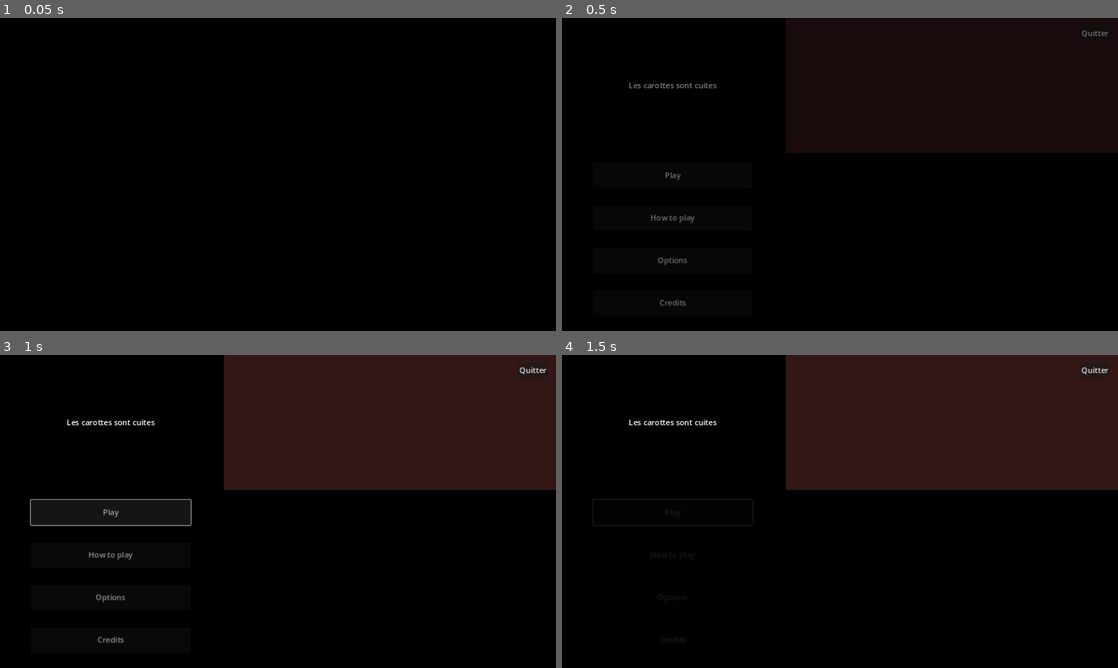
Above: before the commit, frames 1-4 (two rows, left to right).
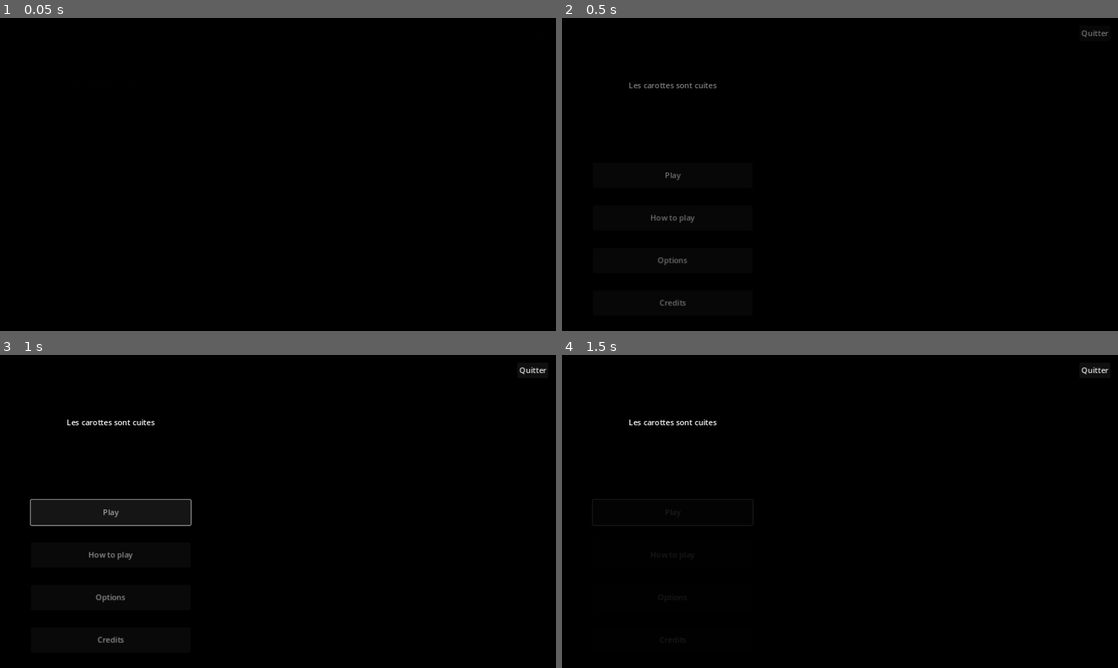
Above: after the commit, the same moments.

Repository: rmonthil-game-jams/scientific-jam-2024
Game: Godot game, scene res://louis/main_menu/main_menu.tscn
Same seed, same stepped clock (60 frames per second), same inputs: the game is played once before the commit and once after it. This scene is started directly instead of the project's main scene.
Inputs:
- Up to frame 1 (0.05 s): no input
- Up to frame 2 (0.5 s): no input
- Up to frame 3 (1 s): click "Play" at 0.5 s
- Up to frame 4 (1.5 s): click "Play" at 1.25 s

Frame 1 is identical in both runs. In frame 2, 25% of the frame differs, in the area x 40-100%, y 0-44%; in frame 3, 25%; in frame 4, 25%.

Commit message:
fin fonctionnalites menu et debut integration assets

Diff:
--- a/project/louis/main_menu/main_menu.gd
+++ b/project/louis/main_menu/main_menu.gd
@@ -10,16 +10,21 @@
 @onready var button_how_to = $HBoxContainerMain/VBoxContainerMenu/MarginContainerButtons/VBoxContainerButtons/MarginContainerButtonHowTo/ButtonHowTo
 @onready var button_options = $HBoxContainerMain/VBoxContainerMenu/MarginContainerButtons/VBoxContainerButtons/MarginContainerButtonOptions/ButtonOptions
 @onready var button_credits = $HBoxContainerMain/VBoxContainerMenu/MarginContainerButtons/VBoxContainerButtons/MarginContainerButtonCredits/ButtonCredits
+@onready var h_slider_music = $HBoxContainerMain/VBoxContainer/MarginContainerDialog/TextureRectDialog/MarginContainerInner/VBoxContainerOptions/HBoxContainer/MarginContainer2/HSliderMusic
+@onready var h_slider_sounds = $HBoxContainerMain/VBoxContainer/MarginContainerDialog/TextureRectDialog/MarginContainerInner/VBoxContainerOptions/HBoxContainer2/MarginContainer2/HSliderSounds
 
 # Called when the node enters the scene tree for the first time.
 func _ready():
 	margin_container_exit_dialog.hide()
 	hide_dialogs()
+	volume(1, h_slider_music.value)
+	volume(2, h_slider_sounds.value)
+	print(AudioServer.get_bus_volume_db(1))
+	print(AudioServer.get_bus_volume_db(2))
 	# fade in animation
 	main_menu.modulate = Color.BLACK
 	var tween: Tween = create_tween()
 	tween.tween_property(main_menu, "modulate", Color.WHITE, 1.0).set_trans(Tween.TRANS_QUAD)
-
 
 # Called every frame. 'delta' is the elapsed time since the previous frame.
 func _process(delta):
@@ -31,6 +36,10 @@
 	rich_text_label_how_to.hide()
 	v_box_container_options.hide()
 	rich_text_label_credits.hide()
+
+func volume(bus_index, value):
+	AudioServer.set_bus_volume_db(bus_index, log(value))
+	print(AudioServer.get_bus_volume_db(bus_index))
 
 
 func _on_button_play_button_up():
@@ -85,3 +94,18 @@
 	else:
 		texture_rect_dialog.hide()
 		rich_text_label_credits.hide()
+
+
+func _on_check_button_fullscreen_toggled(toggled_on):
+	if toggled_on:
+		DisplayServer.window_set_mode(DisplayServer.WINDOW_MODE_FULLSCREEN)
+	else:
+		DisplayServer.window_set_mode(DisplayServer.WINDOW_MODE_WINDOWED)
+
+
+
+func _on_h_slider_music_value_changed(value):
+	volume(1, value)
+
+func _on_h_slider_sounds_value_changed(value):
+	volume(2, value)
--- a/project/louis/main_menu/main_menu.tscn
+++ b/project/louis/main_menu/main_menu.tscn
@@ -1,6 +1,7 @@
-[gd_scene load_steps=3 format=3 uid="uid://coawt8ggq5hss"]
+[gd_scene load_steps=4 format=3 uid="uid://coawt8ggq5hss"]
 
 [ext_resource type="Script" path="res://louis/main_menu/main_menu.gd" id="1_u6e4t"]
+[ext_resource type="Texture2D" uid="uid://bkw6bvrfdsfu5" path="res://louis/main_menu/main_menu_assets/temporary_bg.png" id="2_dvxnr"]
 [ext_resource type="Texture2D" uid="uid://d1rp3xd5343xt" path="res://louis/main_menu/main_menu_assets/Group 17fenêtre texte menu.png" id="2_ggsc3"]
 
 [node name="MainMenu" type="Control"]
@@ -21,6 +22,8 @@
 anchor_bottom = 1.0
 grow_horizontal = 2
 grow_vertical = 2
+texture = ExtResource("2_dvxnr")
+expand_mode = 1
 
 [node name="HBoxContainerMain" type="HBoxContainer" parent="."]
 layout_mode = 1
@@ -117,7 +120,7 @@
 layout_mode = 2
 size_flags_horizontal = 3
 size_flags_vertical = 3
-color = Color(0.94902, 0.423529, 0.423529, 0.211765)
+color = Color(0.94902, 0.423529, 0.423529, 0)
 
 [node name="Capsule" type="Sprite2D" parent="HBoxContainerMain/VBoxContainer/ColorRectPlaceholder"]
 position = Vector2(-463, 0)
@@ -181,9 +184,11 @@
 layout_mode = 2
 size_flags_horizontal = 3
 
-[node name="HSlider" type="HSlider" parent="HBoxContainerMain/VBoxContainer/MarginContainerDialog/TextureRectDialog/MarginContainerInner/VBoxContainerOptions/HBoxContainer/MarginContainer2"]
+[node name="HSliderMusic" type="HSlider" parent="HBoxContainerMain/VBoxContainer/MarginContainerDialog/TextureRectDialog/MarginContainerInner/VBoxContainerOptions/HBoxContainer/MarginContainer2"]
 layout_mode = 2
 size_flags_vertical = 4
+min_value = 1.0
+value = 50.0
 
 [node name="HBoxContainer2" type="HBoxContainer" parent="HBoxContainerMain/VBoxContainer/MarginContainerDialog/TextureRectDialog/MarginContainerInner/VBoxContainerOptions"]
 layout_mode = 2
@@ -201,9 +206,11 @@
 layout_mode = 2
 size_flags_horizontal = 3
 
-[node name="HSlider" type="HSlider" parent="HBoxContainerMain/VBoxContainer/MarginContainerDialog/TextureRectDialog/MarginContainerInner/VBoxContainerOptions/HBoxContainer2/MarginContainer2"]
+[node name="HSliderSounds" type="HSlider" parent="HBoxContainerMain/VBoxContainer/MarginContainerDialog/TextureRectDialog/MarginContainerInner/VBoxContainerOptions/HBoxContainer2/MarginContainer2"]
 layout_mode = 2
 size_flags_vertical = 4
+min_value = 1.0
+value = 50.0
 
 [node name="HBoxContainer3" type="HBoxContainer" parent="HBoxContainerMain/VBoxContainer/MarginContainerDialog/TextureRectDialog/MarginContainerInner/VBoxContainerOptions"]
 layout_mode = 2
@@ -221,7 +228,7 @@
 layout_mode = 2
 size_flags_horizontal = 3
 
-[node name="CheckButton" type="CheckButton" parent="HBoxContainerMain/VBoxContainer/MarginContainerDialog/TextureRectDialog/MarginContainerInner/VBoxContainerOptions/HBoxContainer3/MarginContainer2"]
+[node name="CheckButtonFullscreen" type="CheckButton" parent="HBoxContainerMain/VBoxContainer/MarginContainerDialog/TextureRectDialog/MarginContainerInner/VBoxContainerOptions/HBoxContainer3/MarginContainer2"]
 layout_mode = 2
 size_flags_horizontal = 0
 
@@ -324,6 +331,9 @@
 [connection signal="toggled" from="HBoxContainerMain/VBoxContainerMenu/MarginContainerButtons/VBoxContainerButtons/MarginContainerButtonHowTo/ButtonHowTo" to="." method="_on_button_how_to_toggled"]
 [connection signal="toggled" from="HBoxContainerMain/VBoxContainerMenu/MarginContainerButtons/VBoxContainerButtons/MarginContainerButtonOptions/ButtonOptions" to="." method="_on_button_options_toggled"]
 [connection signal="toggled" from="HBoxContainerMain/VBoxContainerMenu/MarginContainerButtons/VBoxContainerButtons/MarginContainerButtonCredits/ButtonCredits" to="." method="_on_button_credits_toggled"]
+[connection signal="value_changed" from="HBoxContainerMain/VBoxContainer/MarginContainerDialog/TextureRectDialog/MarginContainerInner/VBoxContainerOptions/HBoxContainer/MarginContainer2/HSliderMusic" to="." method="_on_h_slider_music_value_changed"]
+[connection signal="value_changed" from="HBoxContainerMain/VBoxContainer/MarginContainerDialog/TextureRectDialog/MarginContainerInner/VBoxContainerOptions/HBoxContainer2/MarginContainer2/HSliderSounds" to="." method="_on_h_slider_sounds_value_changed"]
+[connection signal="toggled" from="HBoxContainerMain/VBoxContainer/MarginContainerDialog/TextureRectDialog/MarginContainerInner/VBoxContainerOptions/HBoxContainer3/MarginContainer2/CheckButtonFullscreen" to="." method="_on_check_button_fullscreen_toggled"]
 [connection signal="button_up" from="MarginContainerButtonExit/ButtonExit" to="." method="_on_button_exit_button_up"]
 [connection signal="button_up" from="MarginContainerExitDialog/TextureRect/VBoxContainer/HBoxContainer/MarginContainerButtonYes/ButtonYes" to="." method="_on_button_yes_button_up"]
 [connection signal="button_up" from="MarginContainerExitDialog/TextureRect/VBoxContainer/HBoxContainer/MarginContainerButtonNo/ButtonNo" to="." method="_on_button_no_button_up"]
